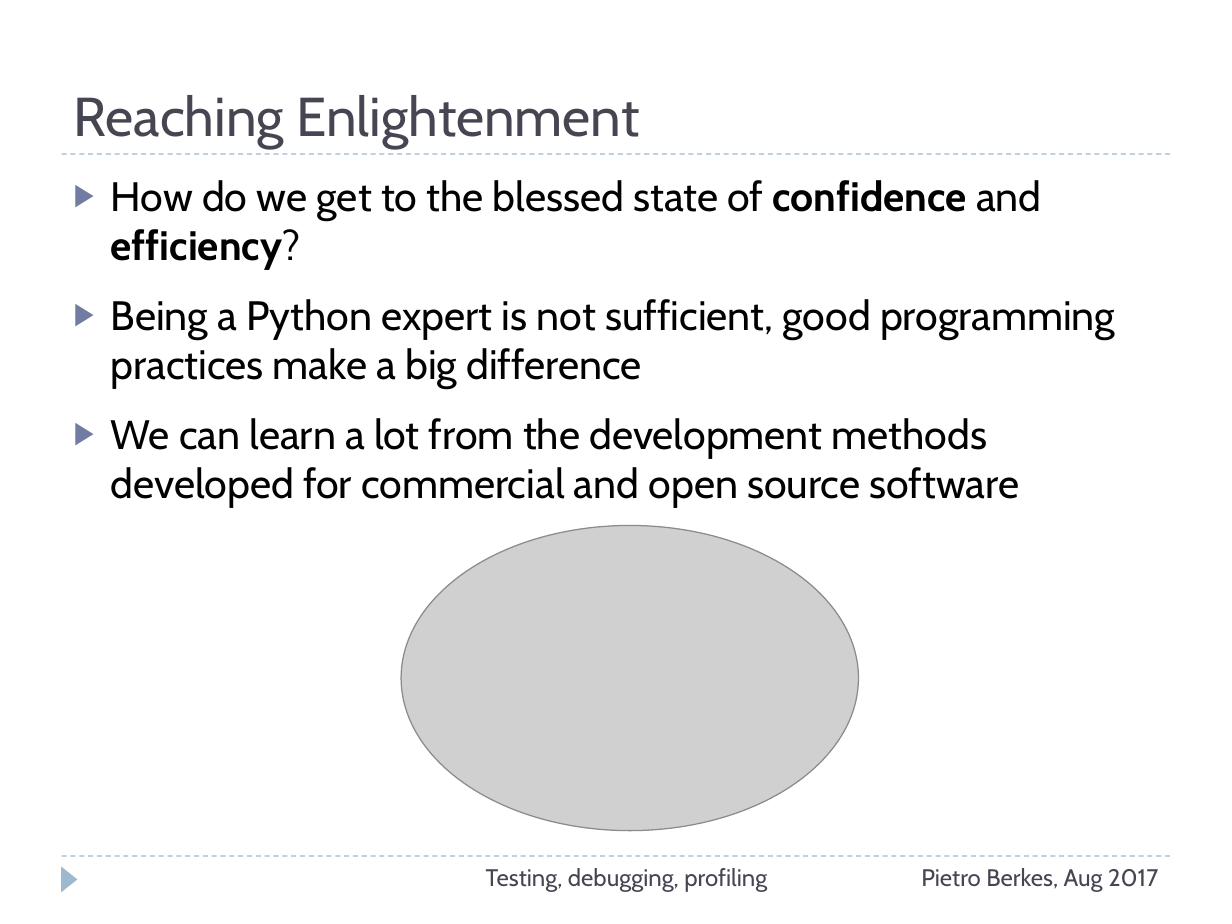
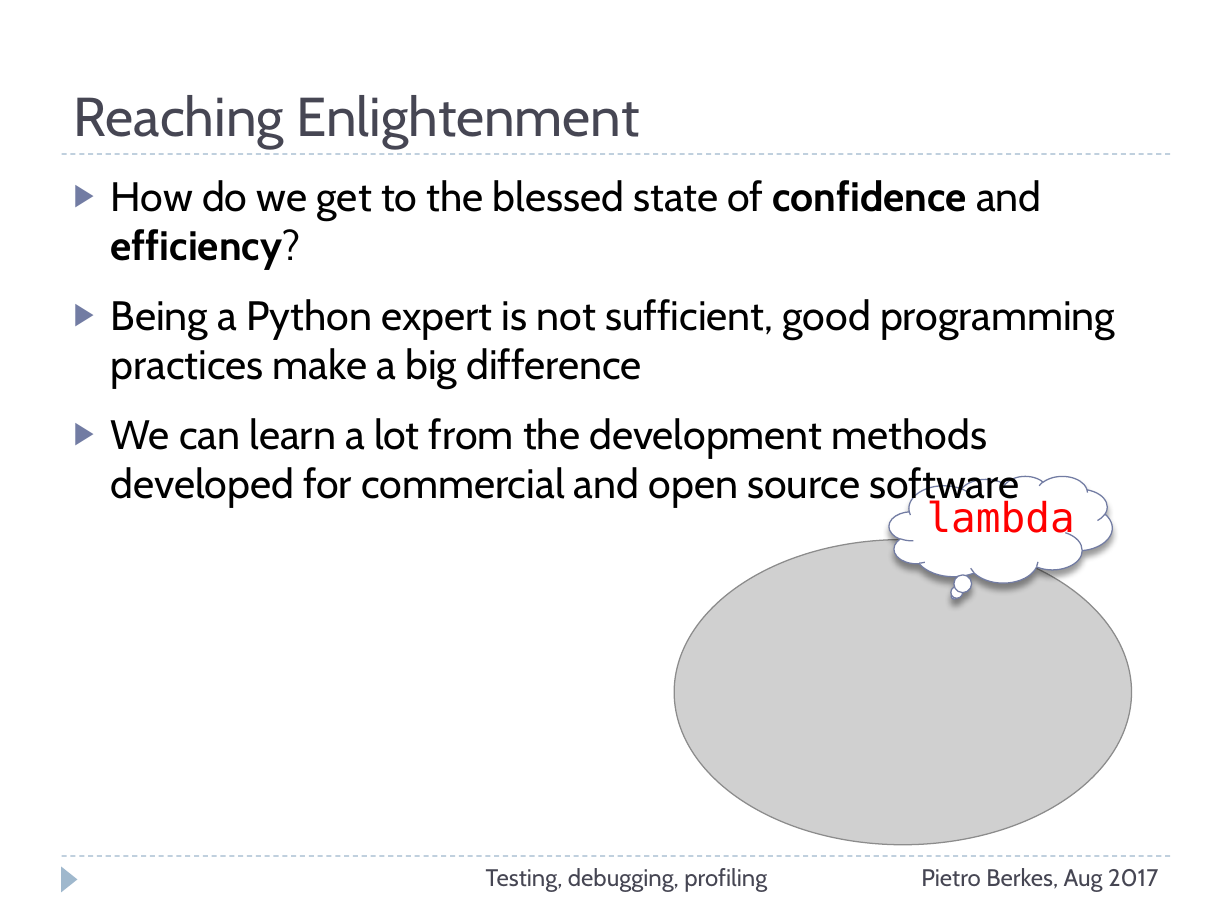
Before and after one commit to ASPP/testing_debugging_profiling, a slide deck: slide 3 of testing-debugging-profiling.pptx. Drawn at 1232x924 pixels with LibreOffice and Linux fonts; fonts in the diff are those of the drawing; grey boxes stand for pictures. Boxes give left, top, right and bottom in pixels: in the first picture for what was removed or moved away, otherwise in the second. Text is boxed around its words. In the diff, an @@ line names an element or a change of style, - is before the commit and + after.

```diff
--- a/testing-debugging-profiling.pptx
+++ b/testing-debugging-profiling.pptx
@@ thought cloud added at bbox=[890, 476, 1112, 583], fill #FFFFFF, outline #727CA3 0.75 pt @@
@@ text added at bbox=[927, 500, 1075, 538], 24 pt, text #FF0000 @@
+lambda
@@ picture: place and size @@
-picture at bbox=[402, 526, 859, 832]
+picture at bbox=[674, 540, 1131, 845]
```
Also in this commit, not shown: 3 other slides changed, 1 slide added, 2 other files.
